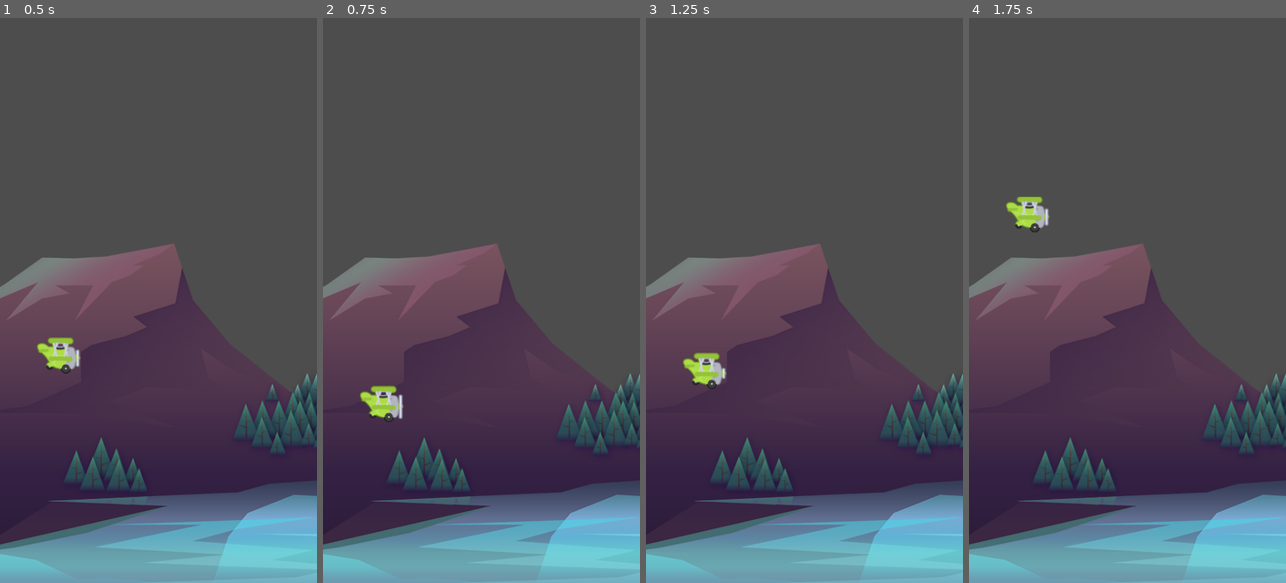
Above: before the commit, frames 1-4 (left to right).
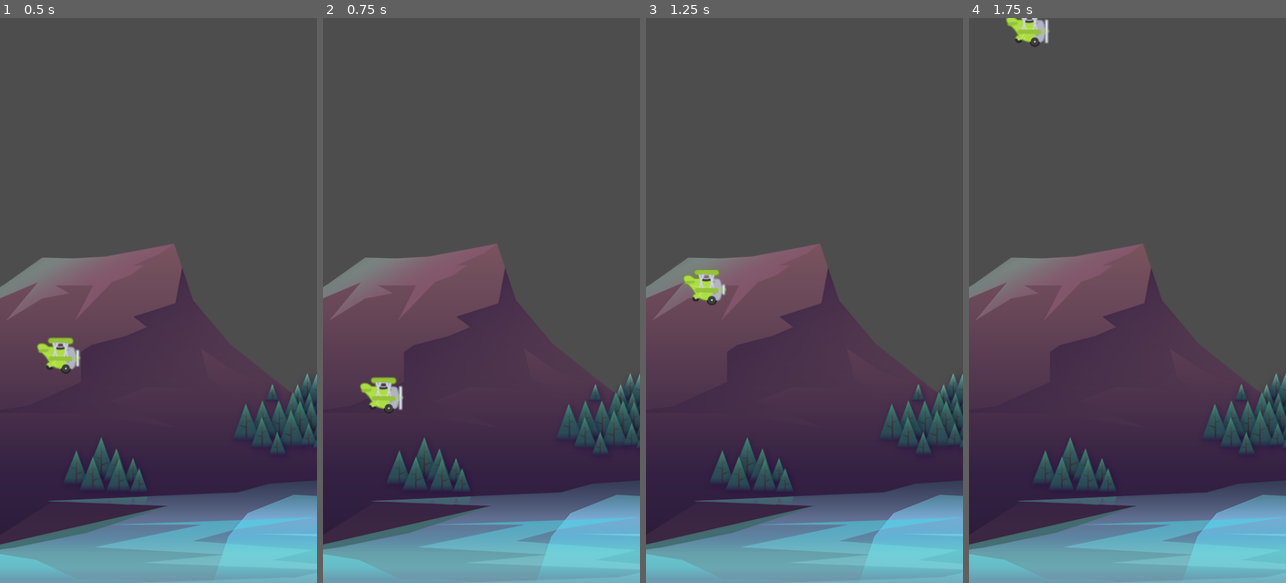
Above: after the commit, the same moments.

Repository: SiegeKnightt/Tappy-Plane
Game: Godot game, scene res://scenes/game/game.tscn
Same seed, same stepped clock (60 frames per second), same inputs: the game is played once before the commit and once after it. The project has no main scene, so this scene is started directly.
Inputs:
- Up to frame 1 (0.5 s): no input
- Up to frame 2 (0.75 s): tap Space (jump) at 0.6 s
- Up to frame 3 (1.25 s): tap Space (jump) at 0.77, 1.07 s
- Up to frame 4 (1.75 s): tap Space (jump) at 1.35, 1.52 s

Frame 1 is identical in both runs. In frame 2, 0.7% of the frame differs, in the area x 11-26%, y 63-72%; in frame 3, 1.1%, in the area x 11-26%, y 44-66%; in frame 4, 1.0%.

Commit message:
Clean up plane movement code

Diff:
--- a/scenes/plane/plane.gd
+++ b/scenes/plane/plane.gd
@@ -2,7 +2,7 @@
 
 const GRAVITY: float = 800.0
 
-var jumpSpeed: float = -400.0
+@export var jumpSpeed: float = -500.0
 
 @onready var sprite: AnimatedSprite2D = $Sprite
 
@@ -15,13 +15,19 @@
 	# Adds gravity
 	velocity.y += GRAVITY * delta
 
+	# Plane movement
+	fly()
+
+	# Checks if plane hits top/bottom
 	if (is_on_floor() == true || is_on_ceiling() == true):
 		die()
 
-	if (Input.is_action_just_pressed("jump")):
+	move_and_slide()
+
+# Movement function for the plane
+func fly() -> void:
+	if (Input.is_action_just_pressed("jump") == true):
 		velocity.y += jumpSpeed
-
-	move_and_slide()
 
 # Stops animation and physics when plane hits ground/ceiling
 func die() -> void:
